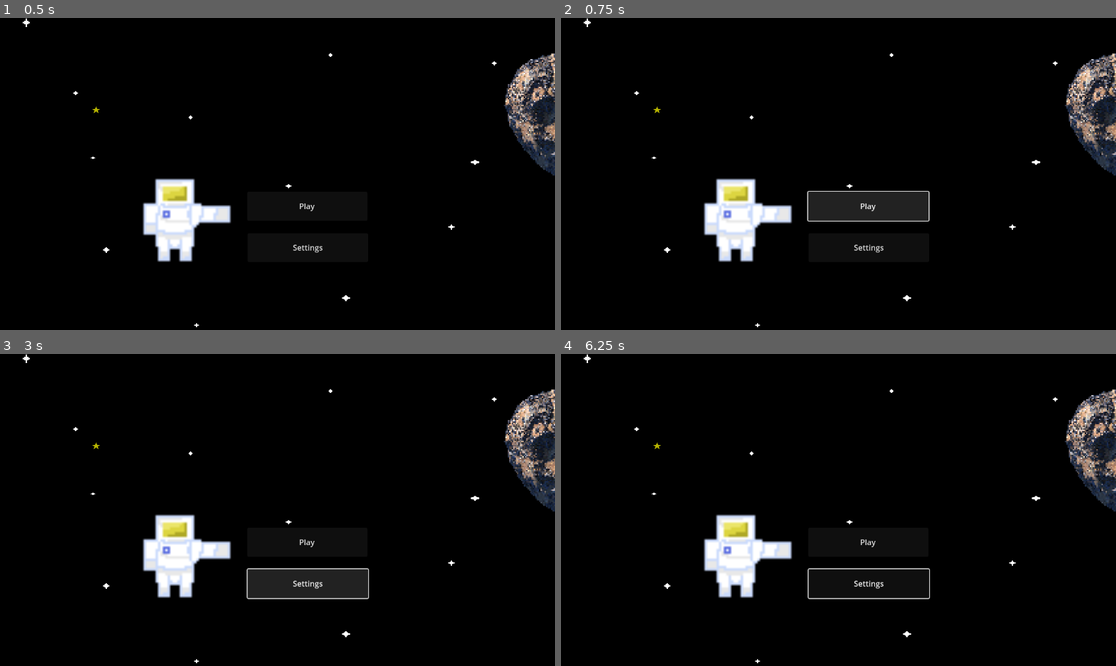
Above: before the commit, frames 1-4 (two rows, left to right).
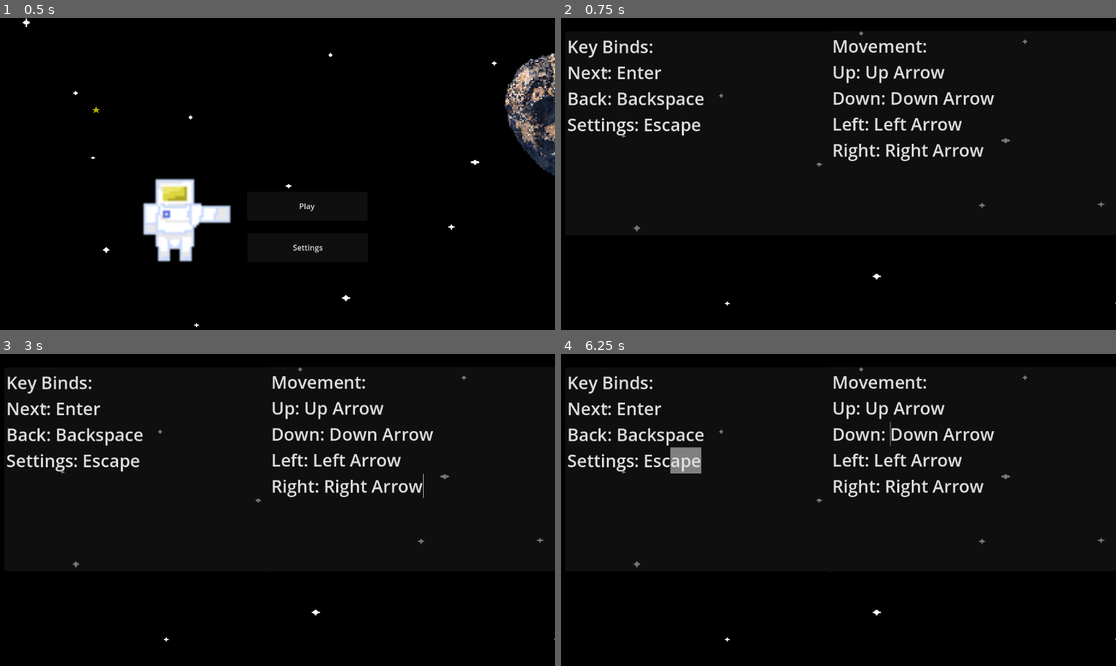
Above: after the commit, the same moments.

Repository: ComputingToTheMax/CS-26-12
Game: Godot game, scene res://StartScreen.tscn
The game is run twice, just before and just after one commit, with the same random seed, the same clock (stepped at 60 frames per second) and the same inputs.
Inputs (mouse positions are in pixels of both pictures, inside the frame that each line leads up to):
- Up to frame 1 (0.5 s): no input
- Up to frame 2 (0.75 s): click "Play" at 0.5 s
- Up to frame 3 (3 s): click (305, 541) at 1.25 s, where only the run before the commit has a clickable "Play"; click (305, 541) at 2 s, where only the run before the commit has a clickable "Play"; click (305, 584) at 2.75 s, where only the run before the commit has a clickable "Settings"
- Up to frame 4 (6.25 s): move the mouse to (960, 494) at 3.52 s; hold Shift 3.53-4.25 s; click (960, 494) at 3.67 s; drag from (727, 525) to (810, 572) at 4.27 s; move the mouse to (894, 441) at 5.02 s; tap Ctrl at 5.1 s; click (894, 441) at 5.17 s; drag from (810, 572) to (672, 463) at 5.77 s

Frame 1 is identical in both runs. In frame 2, 9.2% of the frame differs, in the area x 1-100%, y 0-100%; in frame 3, 11%; in frame 4, 9.6%.

Commit message:
File Path Fix - StartScreen.gd

Diff:
--- a/Scripts/StartScreen.gd
+++ b/Scripts/StartScreen.gd
@@ -6,5 +6,5 @@
 	playBtn.pressed.connect(_on_play_pressed)
 
 func _on_play_pressed():
-	var nextScene = load("res://Tutorial Screen.tscn")
+	var nextScene = load("res://Tutorial_Screen.tscn")
 	get_tree().change_scene_to_packed(nextScene)
